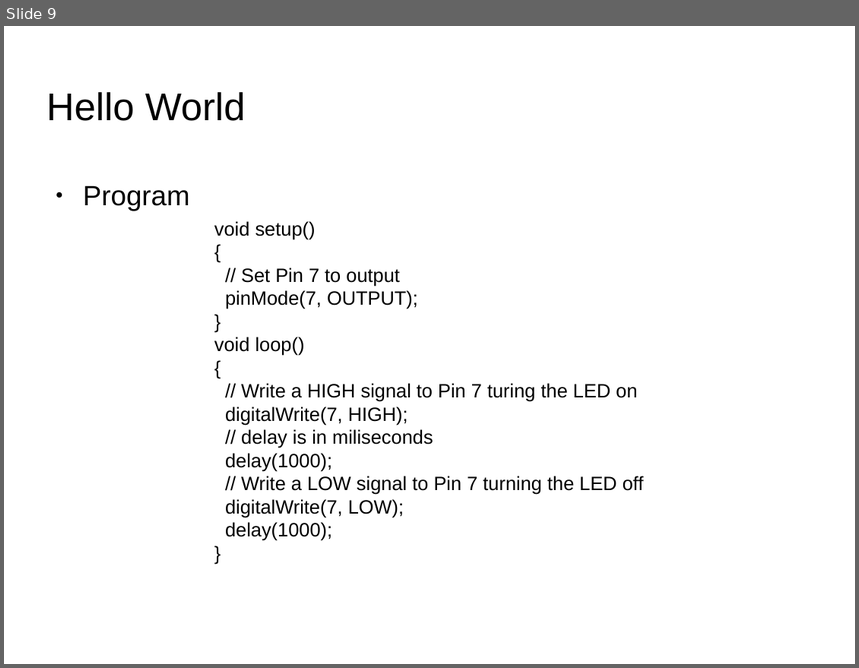
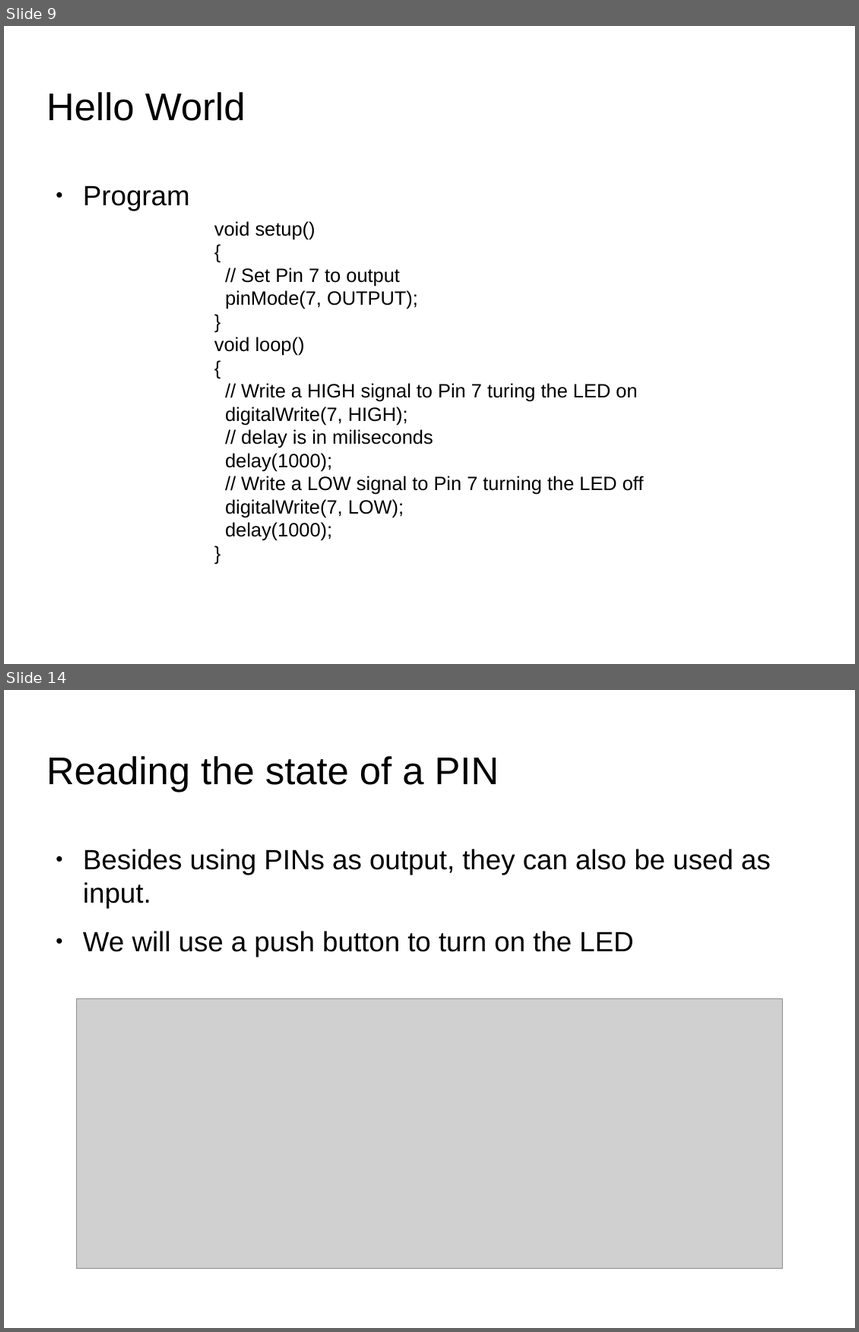
Before and after one commit to SIUE-ARC/Arduino-Workshop, a slide deck: Arduino-Workshop-eHacks.odp. Shown one above the other, each under a label of ours: slide 9 before the commit, slides 9 and 14 after it; the slides between them are not shown. The pictures are 859x668 and 859x1332 pixels, drawn with LibreOffice and Linux fonts; fonts in the diff are those of the drawing; grey boxes stand for pictures; background and template pictures are left out. Boxes give left, top, right and bottom in pixels: in the first picture for what was removed or moved away, otherwise in the second. Text is boxed around its words. In the diff, an @@ line names an element or a change of style, - is before the commit and + after.

Commit message:
Added push button

```diff
--- a/Arduino-Workshop-eHacks.odp
+++ b/Arduino-Workshop-eHacks.odp
@@ slide 14 added at (x1=4, y1=690, x2=855, y2=1328), background picture (left out) @@
@@ title added at (x1=47, y1=756, x2=500, y2=792), 36 pt, text #000000 @@
+Reading the state of a PIN
@@ text added at (x1=83, y1=849, x2=771, y2=957), 26 pt, text #000000 @@
+● Besides using PINs as output, they can also be used as input.
+● We will use a push button to turn on the LED
@@ picture added at (x1=77, y1=999, x2=783, y2=1269) @@
```
Also in this commit, not shown: 5 other slides added, 5 other files.
